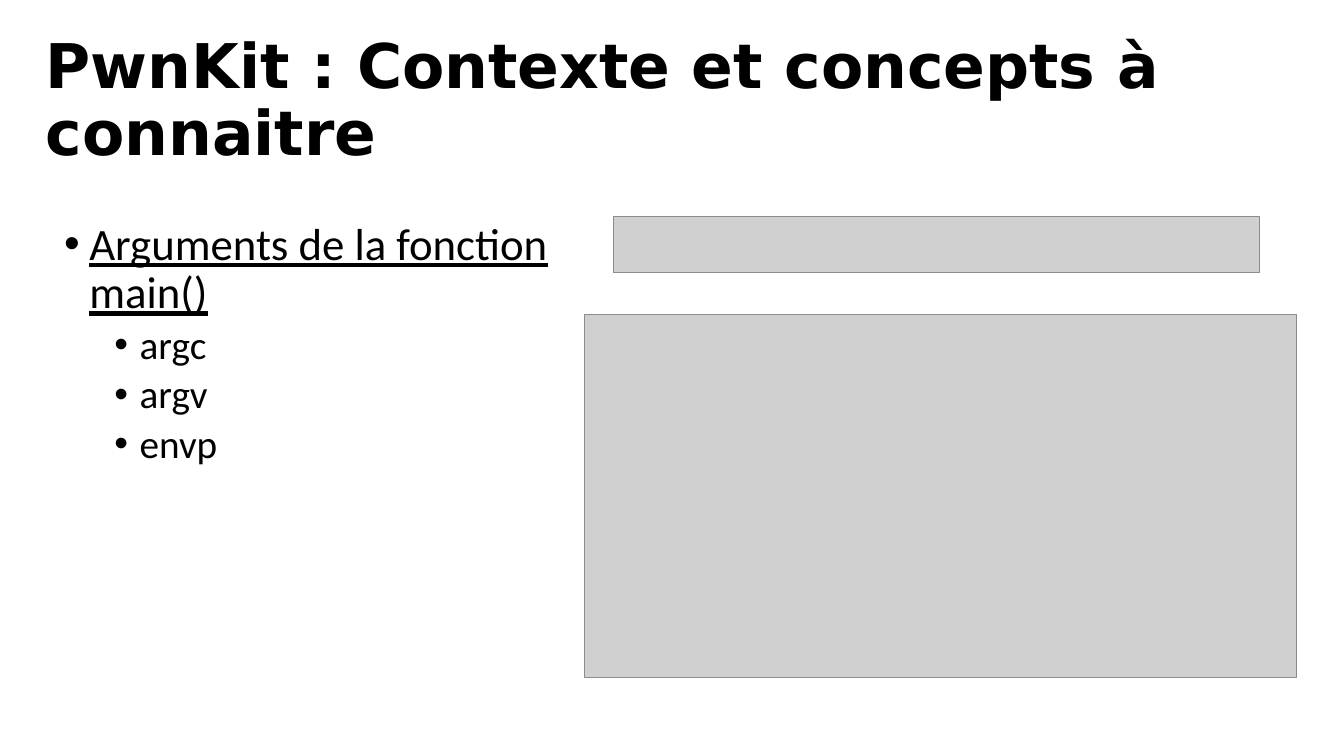
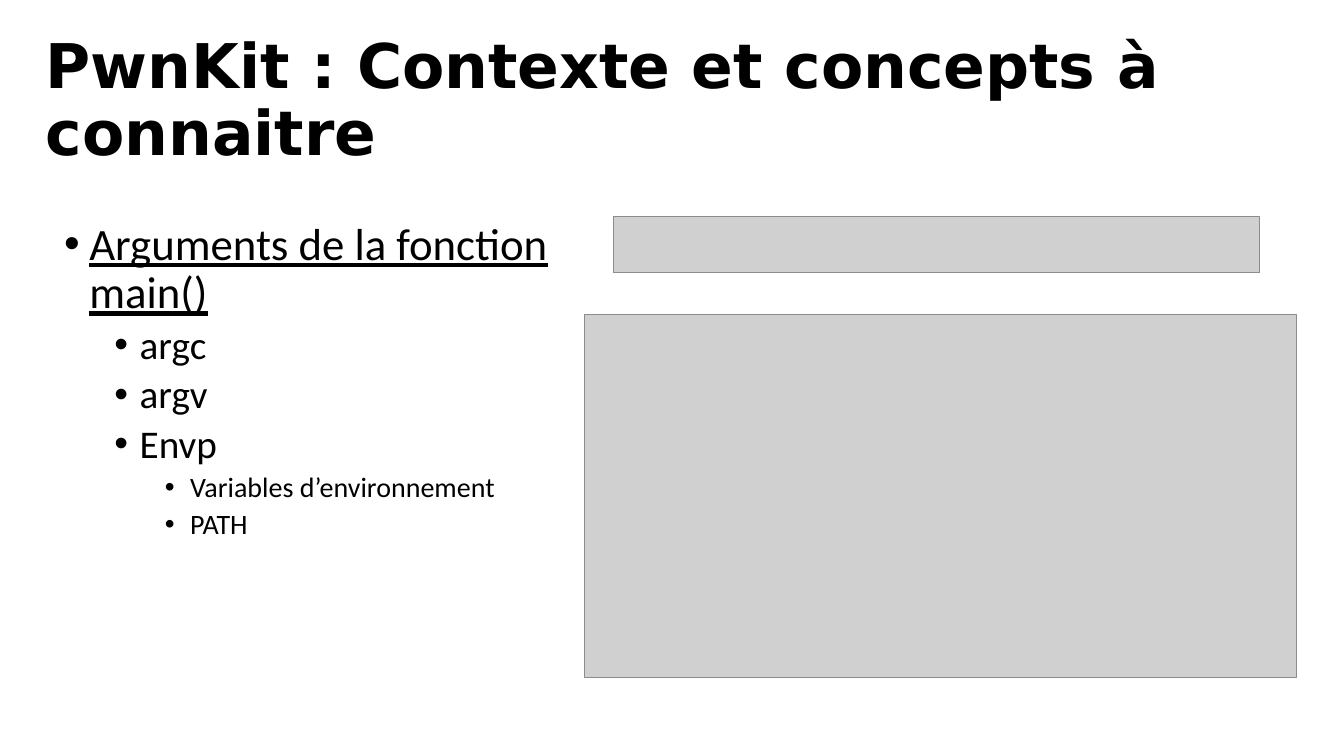
Before and after one commit to antoineghigny/SYSG5, a slide deck: slide 13 of 56359/Présentation/AntoineGhigny_ExploitatonDeFaillesDeSecurite.pptx. Drawn at 1344x756 pixels with LibreOffice and Linux fonts; fonts in the diff are those of the drawing; grey boxes stand for pictures. Boxes give left, top, right and bottom in pixels: in the first picture for what was removed or moved away, otherwise in the second. Text is boxed around its words. In the diff, an @@ line names an element or a change of style, - is before the commit and + after.

```diff
--- a/56359/Présentation/AntoineGhigny_ExploitatonDeFaillesDeSecurite.pptx
+++ b/56359/Présentation/AntoineGhigny_ExploitatonDeFaillesDeSecurite.pptx
@@ text at (x1=140, y1=433, x2=495, y2=534): text changed; size 28 to 20 pt @@
-  • envp
+  • Envp
+    • Variables d’environnement
+    • PATH
```
